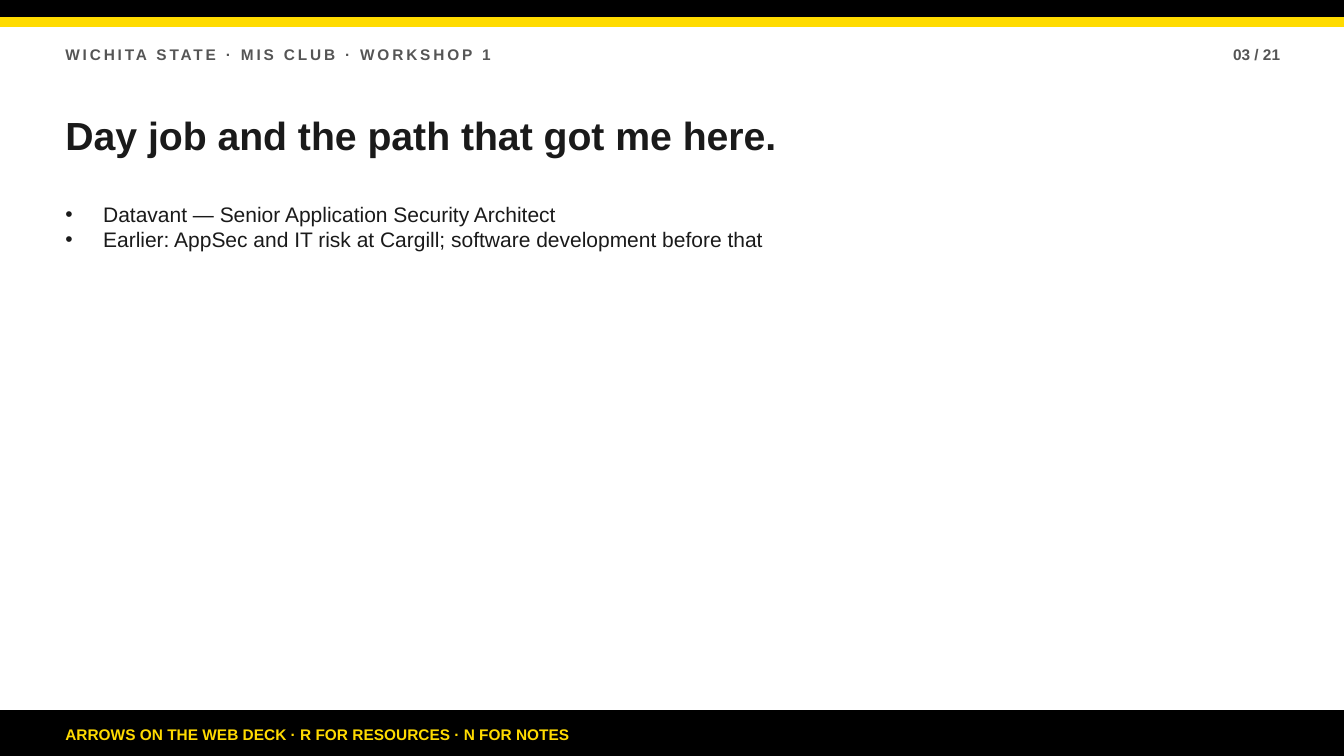
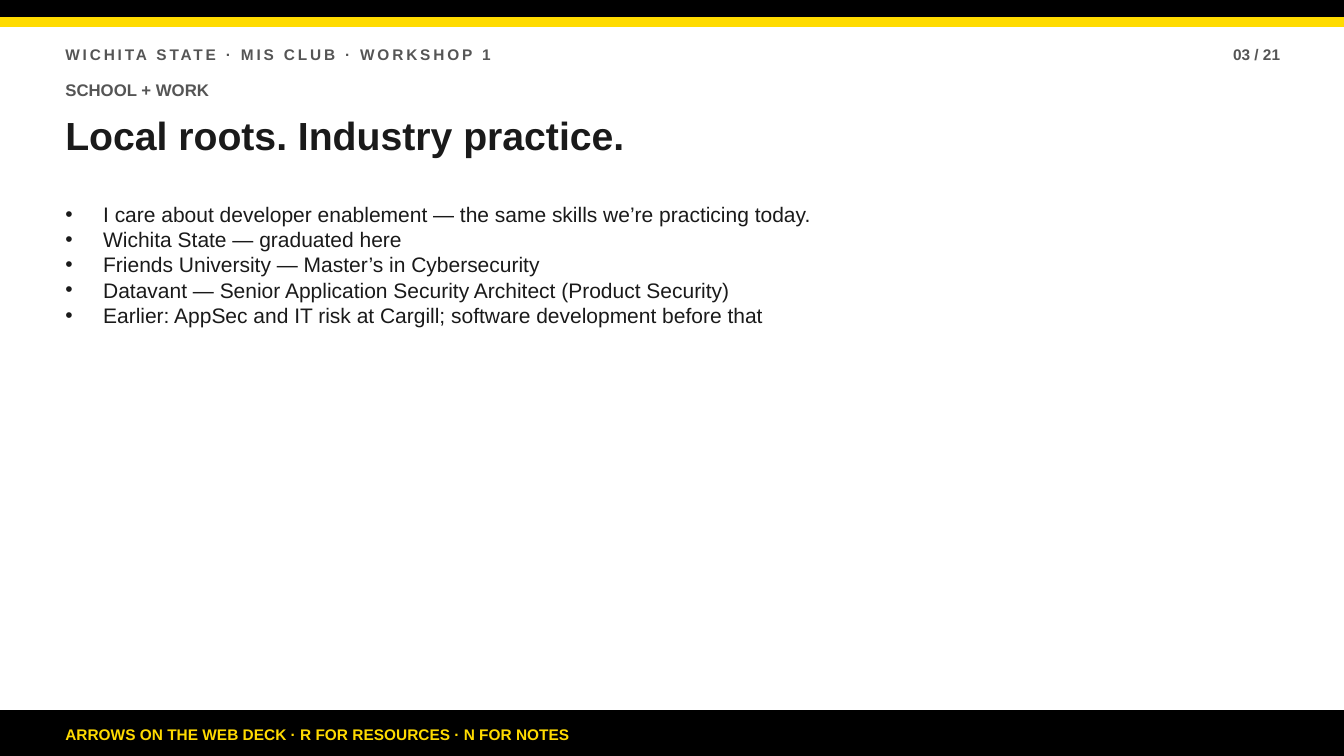
Before and after one commit to bsbcyber/workshop-site, a slide deck: slide 3 of downloads/workshop-1-presentation.pptx. Drawn at 1344x756 pixels with LibreOffice and Linux fonts; fonts in the diff are those of the drawing. Boxes give left, top, right and bottom in pixels: in the first picture for what was removed or moved away, otherwise in the second. Text is boxed around its words. In the diff, an @@ line names an element or a change of style, - is before the commit and + after.

Commit message:
Deck: personal About Me with photo and education

```diff
--- a/downloads/workshop-1-presentation.pptx
+++ b/downloads/workshop-1-presentation.pptx
@@ text added at (65,84,209,96), 12 pt, text #555555, bold @@
+SCHOOL + WORK
@@ text at (65,121,624,158): text changed @@
-Day job and the path that got me here.
+Local roots. Industry practice.
@@ text at (103,206,811,302): text changed @@
-• Datavant — Senior Application Security Architect
+• I care about developer enablement — the same skills we’re practicing today.
+• Wichita State — graduated here
+• Friends University — Master’s in Cybersecurity
+• Datavant — Senior Application Security Architect (Product Security)
```
Also in this commit, not shown: 18 other slides changed, 4 other files.
